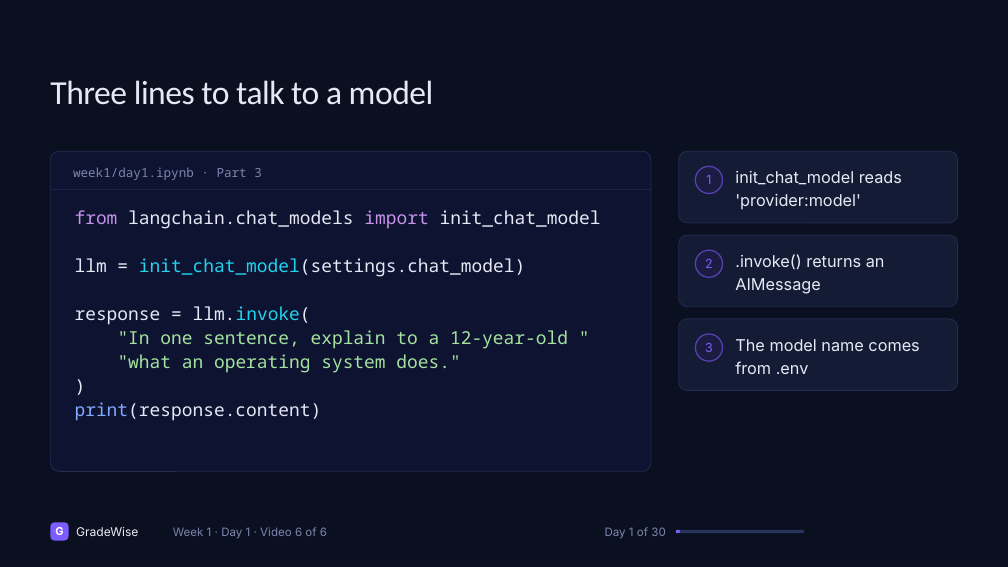
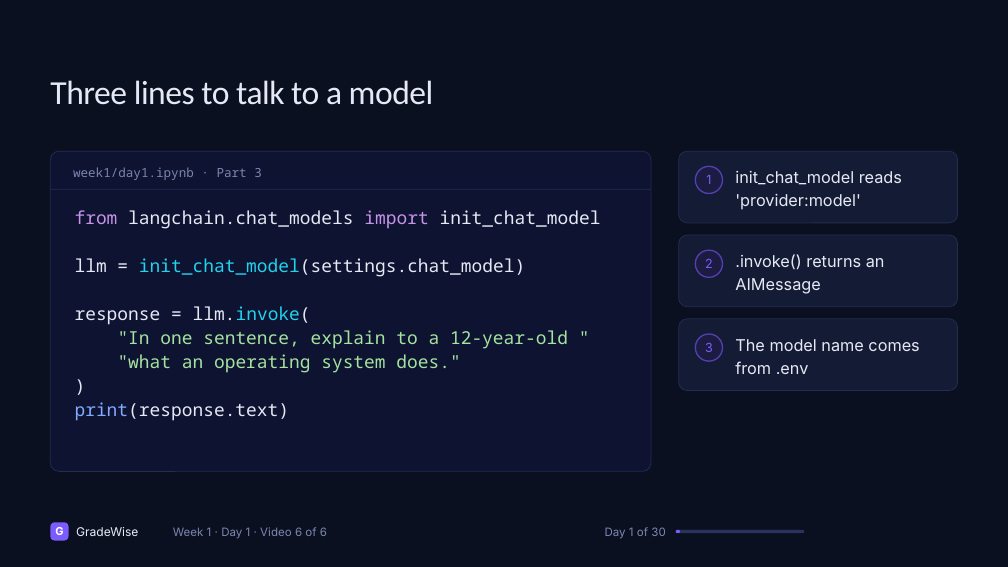
Before and after one commit to jainakshat15/agentic-rag-gradewise, a slide deck: slide 93 of slides/source/week_1.pptx (slide 91 before the commit). Drawn at 1008x567 pixels with LibreOffice and Linux fonts; fonts in the diff are those of the drawing. Boxes give left, top, right and bottom in pixels: in the first picture for what was removed or moved away, otherwise in the second. Text is boxed around its words. In the diff, an @@ line names an element or a change of style, - is before the commit and + after.

```diff
--- a/slides/source/week_1.pptx
+++ b/slides/source/week_1.pptx
@@ text at (x1=75, y1=402, x2=290, y2=421): text changed @@
-print(response.content)
+print(response.text)
```
Also in this commit, not shown: 18 other slides changed, 3 slides added, 1 slide removed, 7 other files.
